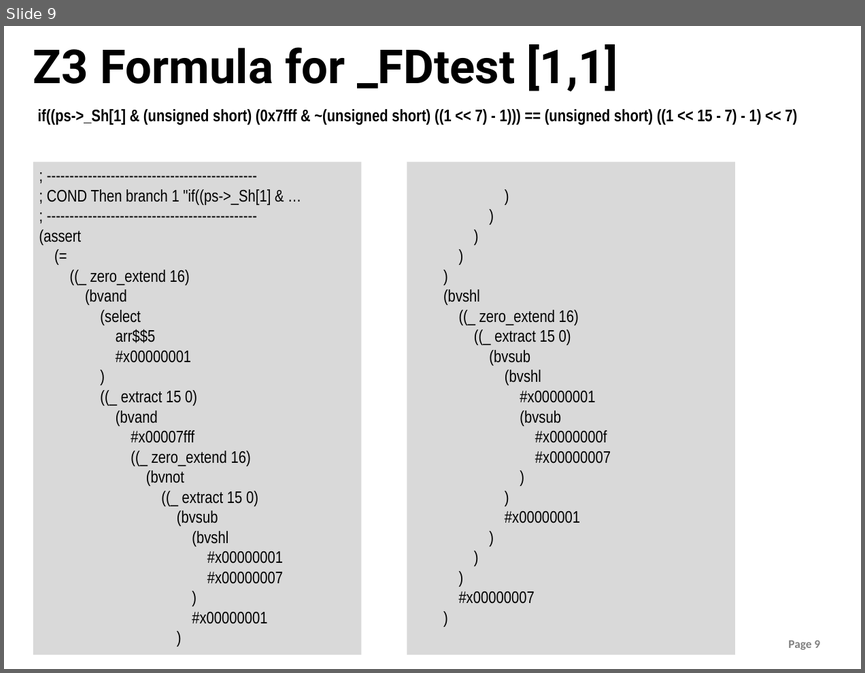
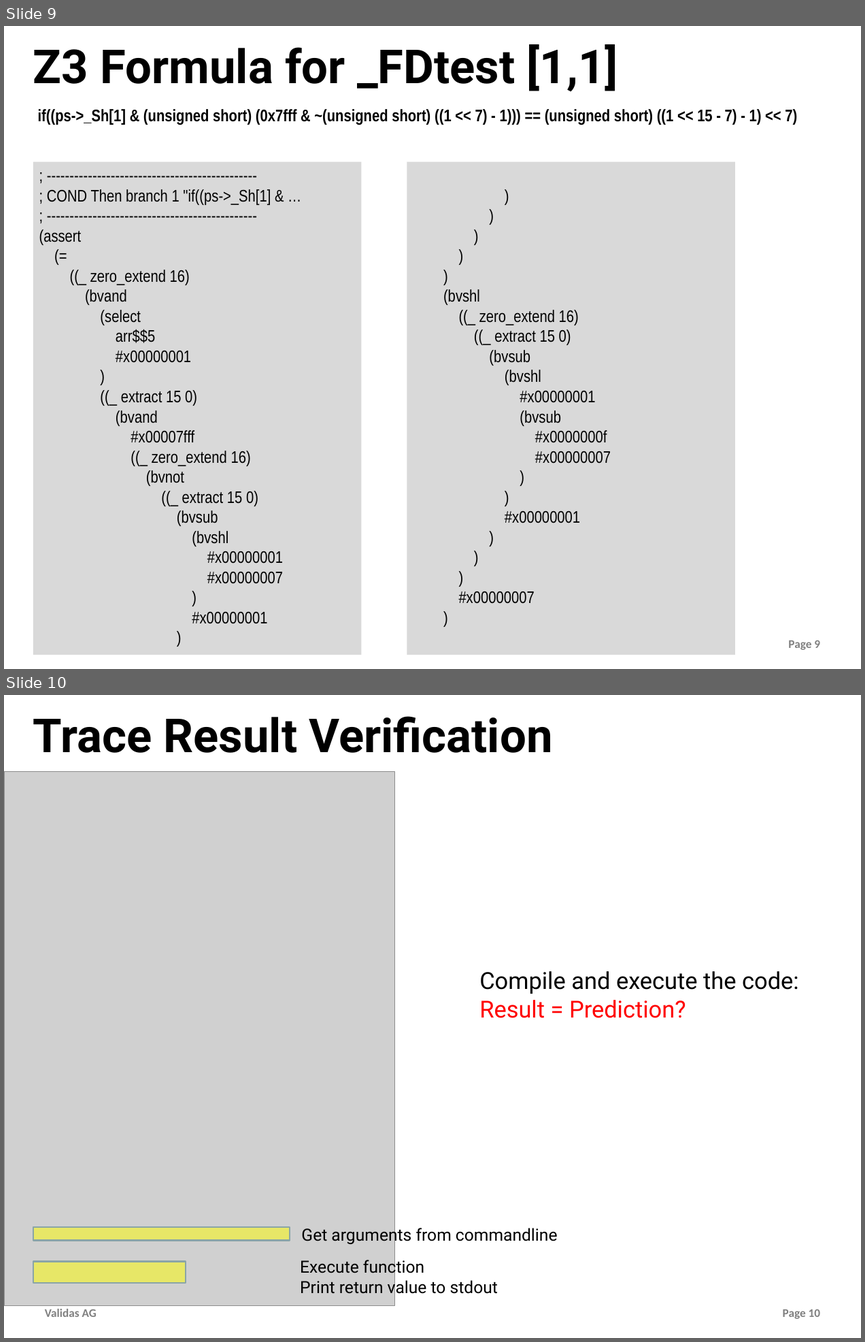
Before and after one commit to theoremprover/tvg, a slide deck: Vortraege/tvg.pptx. Shown one above the other, each under a label of ours: slide 9 before the commit, slides 9 and 10 after it. The pictures are 865x673 and 865x1342 pixels, drawn with LibreOffice and Linux fonts; fonts in the diff are those of the drawing; grey boxes stand for pictures; background and template pictures are left out. Boxes give left, top, right and bottom in pixels: in the first picture for what was removed or moved away, otherwise in the second. Text is boxed around its words. In the diff, an @@ line names an element or a change of style, - is before the commit and + after.

```diff
--- a/Vortraege/tvg.pptx
+++ b/Vortraege/tvg.pptx
@@ slide 10 added at box(4, 695, 861, 1338), background #FFFFFF; not listed: 2 template elements that a slide beside it also shows @@
@@ title added at box(33, 716, 553, 753), 56 pt, text #000000, bold @@
+Trace Result Verification
@@ picture added at box(4, 772, 395, 1305) @@
@@ text added at box(479, 971, 799, 1018), 28 pt, text #000000 @@
+  Compile and execute the code:
+  Result = Prediction?
@@ text added at box(301, 1225, 558, 1244), 20 pt, text #000000 @@
+  Get arguments from commandline
@@ rectangle added at box(33, 1227, 290, 1240), fill #FFFF00 at 50% opacity, outline #8AA6A8 2 pt @@
@@ rectangle added at box(33, 1261, 186, 1283), fill #FFFF00 at 50% opacity, outline #8AA6A8 2 pt @@
@@ text added at box(300, 1257, 498, 1297), 20 pt, text #000000 @@
+  Execute function
+  Print return value to stdout
```
Also in this commit, not shown: 2 other slides added, 1 other file.
